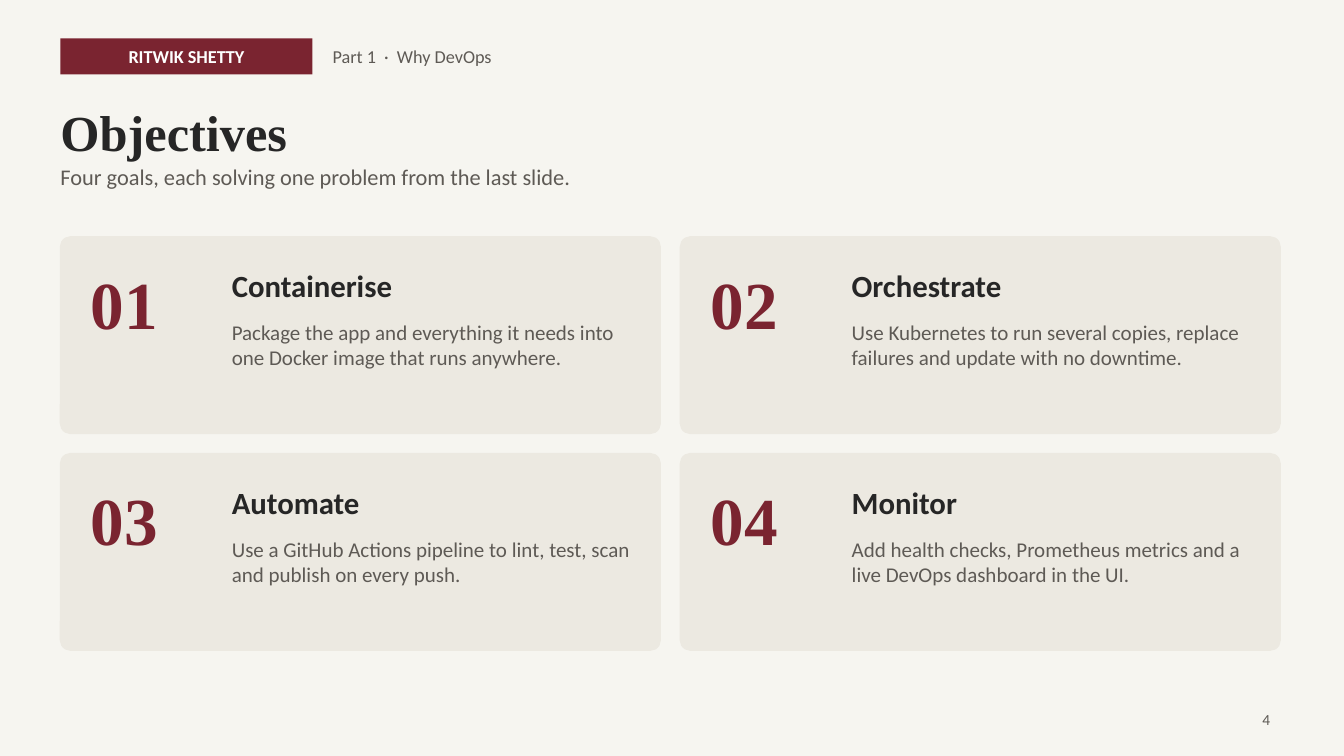
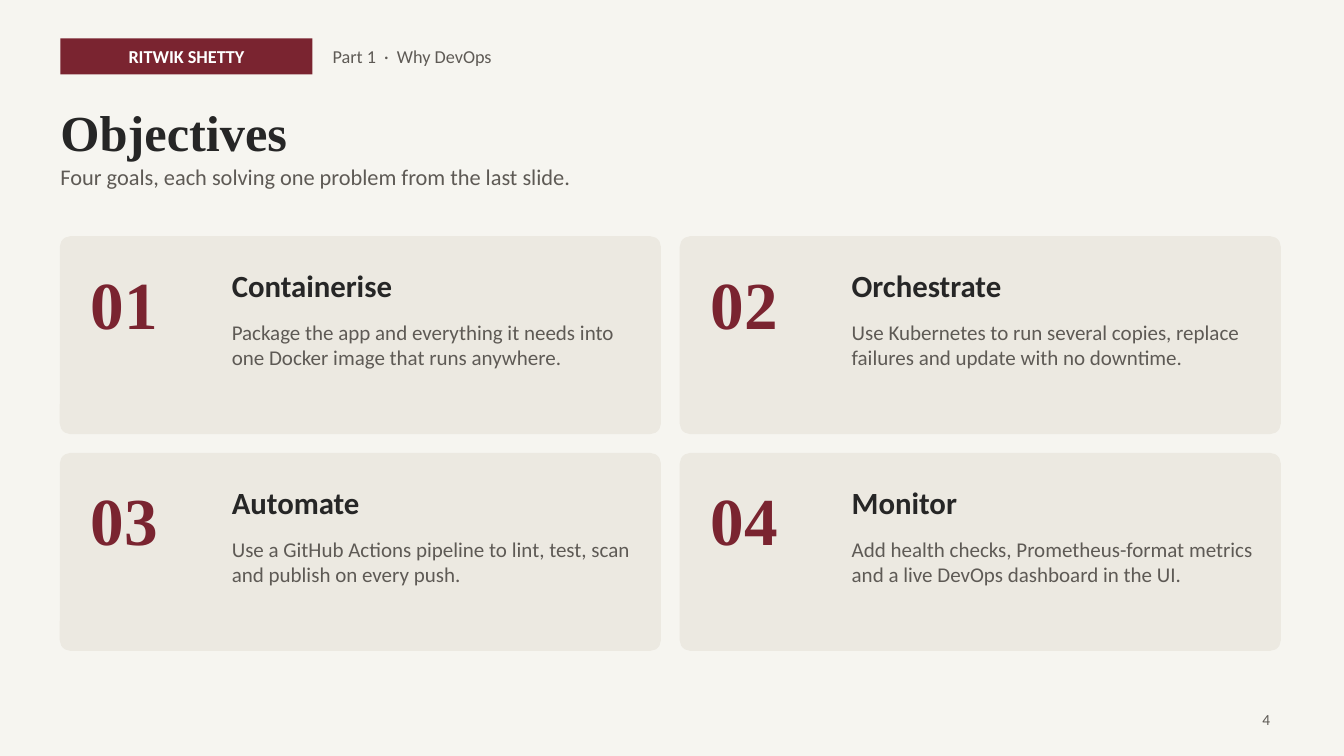
Before and after one commit to aayushhn123/Devops_Project_Sem_11, a slide deck: slide 4 of presentation/PriceScope_DevOps_Presentation.pptx. Drawn at 1344x756 pixels with LibreOffice and Linux fonts; fonts in the diff are those of the drawing; background and template pictures are left out. Boxes give left, top, right and bottom in pixels: in the first picture for what was removed or moved away, otherwise in the second. Text is boxed around its words. In the diff, an @@ line names an element or a change of style, - is before the commit and + after.

```diff
--- a/presentation/PriceScope_DevOps_Presentation.pptx
+++ b/presentation/PriceScope_DevOps_Presentation.pptx
@@ text at bbox=[852, 542, 1252, 586]: text changed @@
-Add health checks, Prometheus metrics and a live DevOps dashboard in the UI.
+Add health checks, Prometheus-format metrics and a live DevOps dashboard in the UI.
```
Also in this commit, not shown: 3 other slides changed, 4 slides added, 11 other files.
